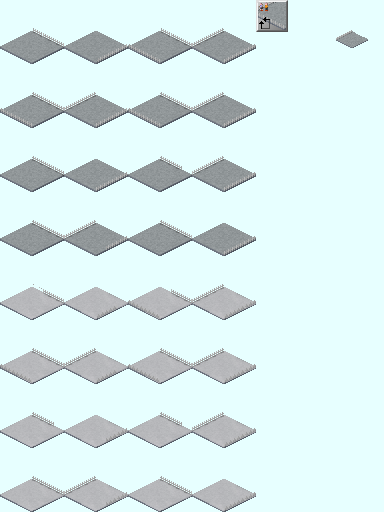
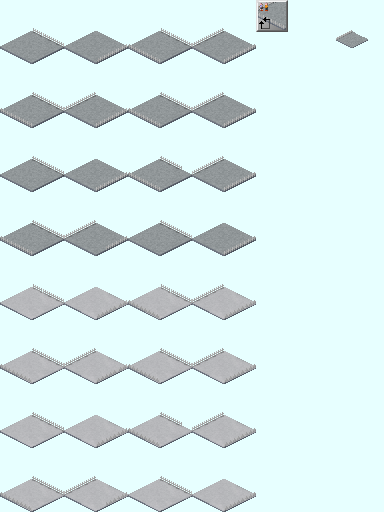
Two versions of the same layered image (384 x 512). Layer-by-layer changes:
added group "レイヤーグループ #2" with 10 layers in group "レイヤーグループ" over [0, 284, 170, 511]
added group "レイヤーグループ #4" (erase) with 6 layers in group "レイヤーグループ #2" over [33, 284, 170, 447]
added layer "貼り付けられたレイヤー #62" in group "レイヤーグループ #4" over [118, 364, 127, 372]
added layer "貼り付けられたレイヤー #11" in group "レイヤーグループ #4" over [161, 284, 170, 293]
added layer "貼り付けられたレイヤー #5" in group "レイヤーグループ #4" over [96, 439, 105, 447]
added layer "貼り付けられたレイヤー #6" in group "レイヤーグループ #4" over [55, 423, 64, 432]
added layer "貼り付けられたレイヤー #7" in group "レイヤーグループ #4" over [33, 285, 42, 293]
added layer "貼り付けられたレイヤー #8" in group "レイヤーグループ #4" over [118, 300, 127, 308]
added layer "貼り付けられたレイヤー #13" in group "レイヤーグループ #2" over [0, 492, 32, 511]
added layer "貼り付けられたレイヤー #14" in group "レイヤーグループ #2" over [128, 428, 160, 447]
added layer "Fences #1" in group "レイヤーグループ #2" over [0, 284, 170, 511]
removed layer "Fences コピー" from group "レイヤーグループ #1" over [0, 284, 170, 511]
added layer "貼り付けられたレイヤー #12" in group "レイヤーグループ #1" over [0, 236, 32, 255]
added layer "貼り付けられたレイヤー #9" in group "レイヤーグループ #1" over [128, 172, 160, 191]
